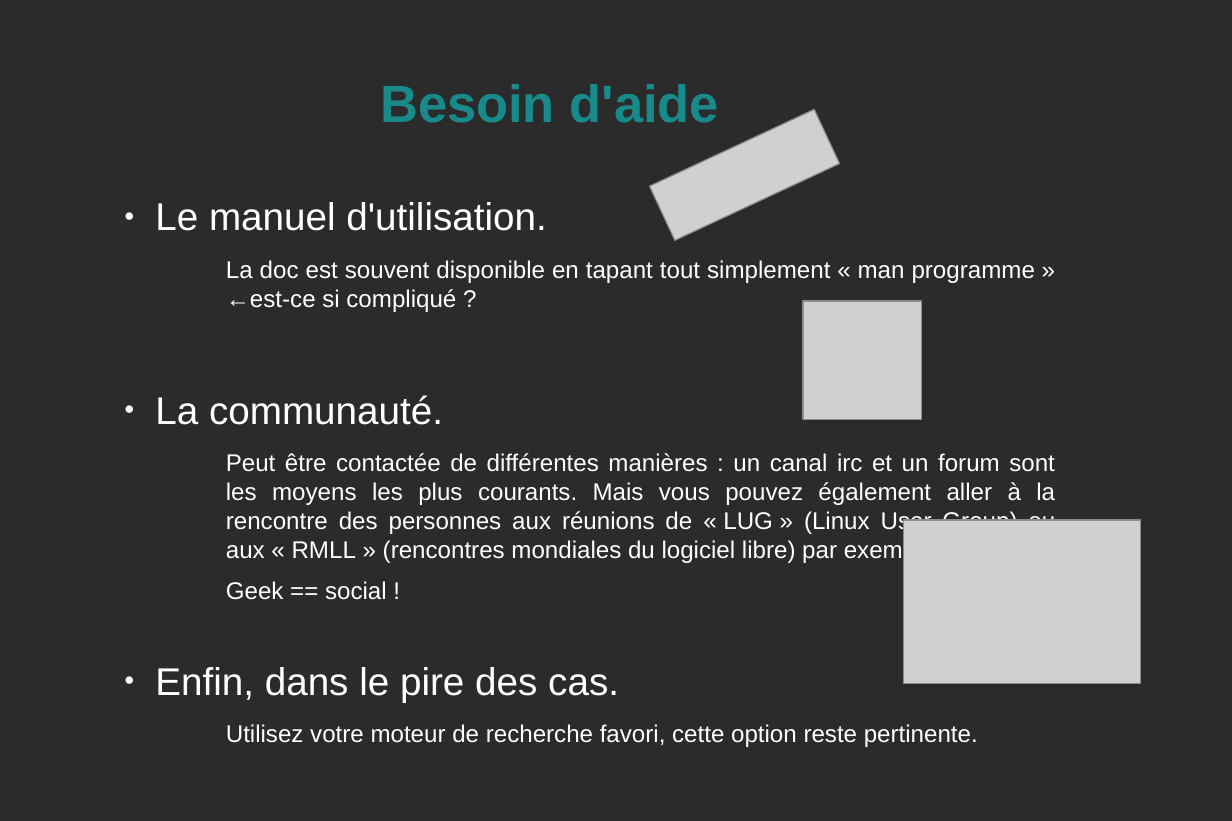
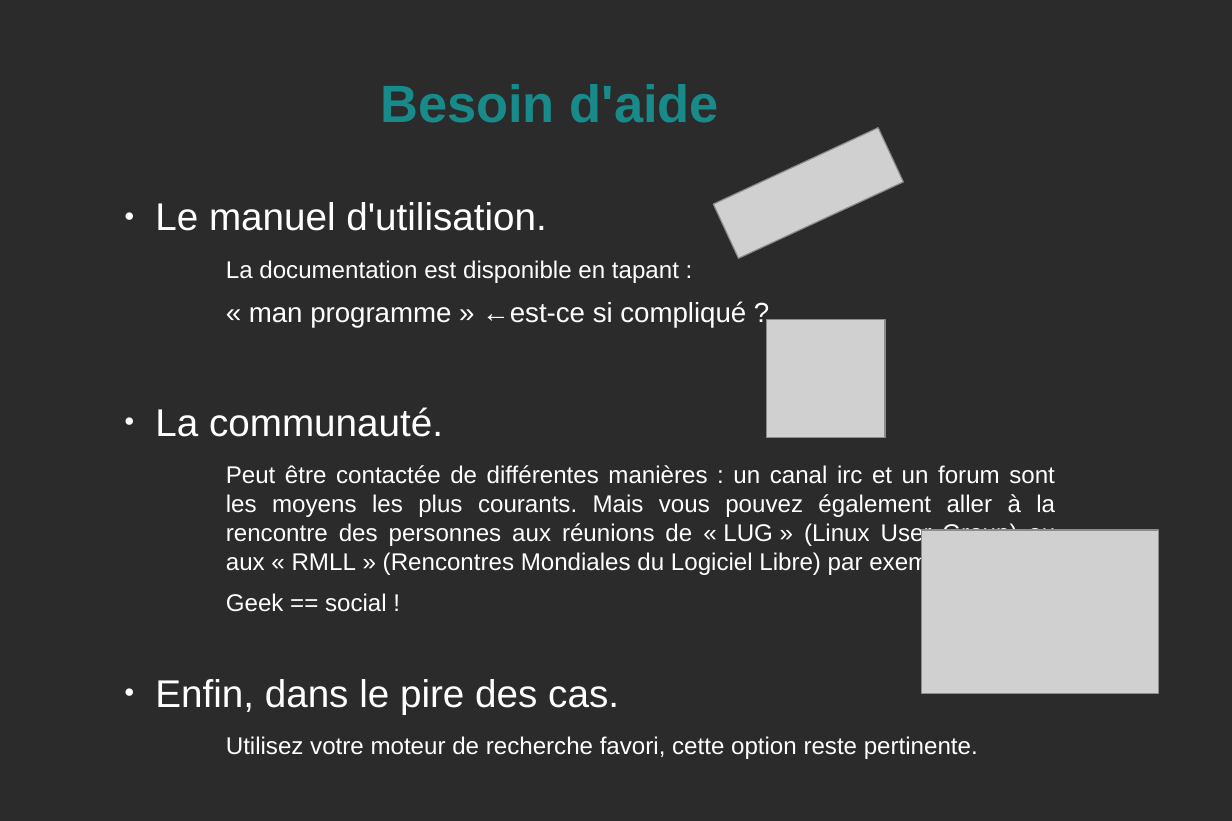
Before and after one commit to KaneRoot/public, a slide deck: slide 7 of licence_s4/com/diaporama_explicite_pas_complet.odp. Drawn at 1232x821 pixels with LibreOffice and Linux fonts; fonts in the diff are those of the drawing; grey boxes stand for pictures; background and template pictures are left out; a plain dark background stands for a picture behind light text. Boxes give left, top, right and bottom in pixels: in the first picture for what was removed or moved away, otherwise in the second. Text is boxed around its words. In the diff, an @@ line names an element or a change of style, - is before the commit and + after.

```diff
--- a/licence_s4/com/diaporama_explicite_pas_complet.odp
+++ b/licence_s4/com/diaporama_explicite_pas_complet.odp
@@ picture: place and size @@
-picture at box(649, 109, 840, 241)
+picture at box(713, 128, 904, 259)
@@ text at box(226, 260, 746, 327): text changed @@
-    La doc est souvent disponible en tapant tout simplement « man programme » ←est-ce si compliqué ?
+    La documentation est disponible en tapant :
+      « man programme » ←est-ce si compliqué ?
@@ picture: place and size @@
-picture at box(803, 301, 921, 420)
+picture at box(766, 320, 884, 438)
@@ text at box(226, 465, 1055, 576): text changed @@
-    Peut être contactée de différentes manières : un canal irc et un forum sont les moyens les plus courants. Mais vous pouvez également aller à la rencontre des personnes aux réunions de « LUG » (Linux User Group) ou aux « RMLL » (rencontres mondiales du logiciel libre) par exemple.
+    Peut être contactée de différentes manières : un canal irc et un forum sont les moyens les plus courants. Mais vous pouvez également aller à la rencontre des personnes aux réunions de « LUG » (Linux User Group) ou aux « RMLL » (Rencontres Mondiales du Logiciel Libre) par exemple.
@@ picture: place and size @@
-picture at box(904, 520, 1142, 684)
+picture at box(921, 531, 1159, 694)
```
Also in this commit, not shown: 7 other slides changed.
